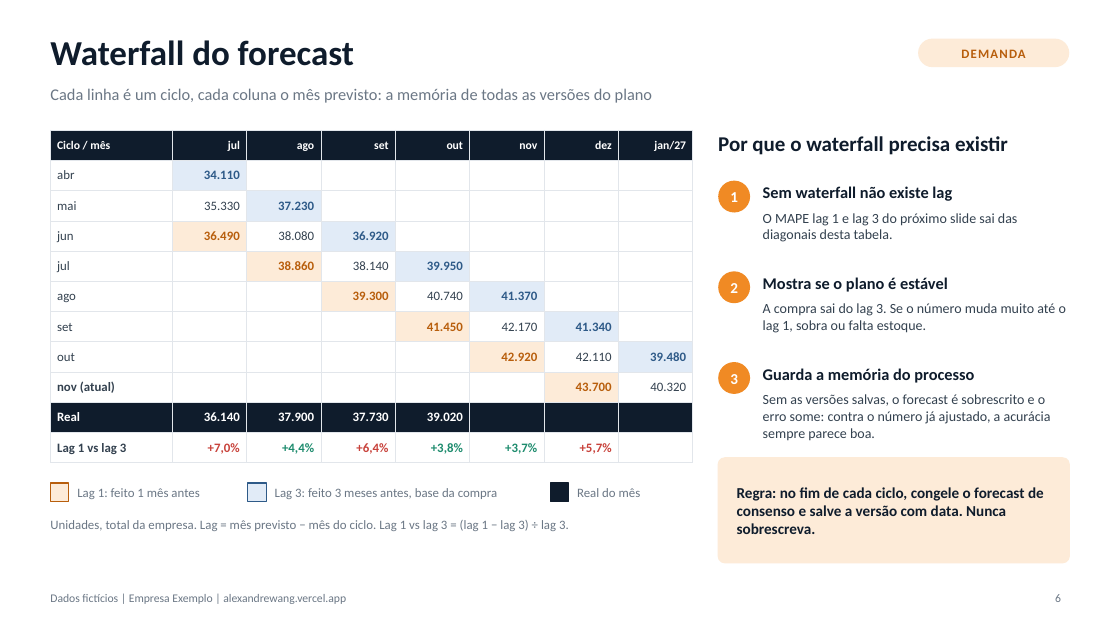
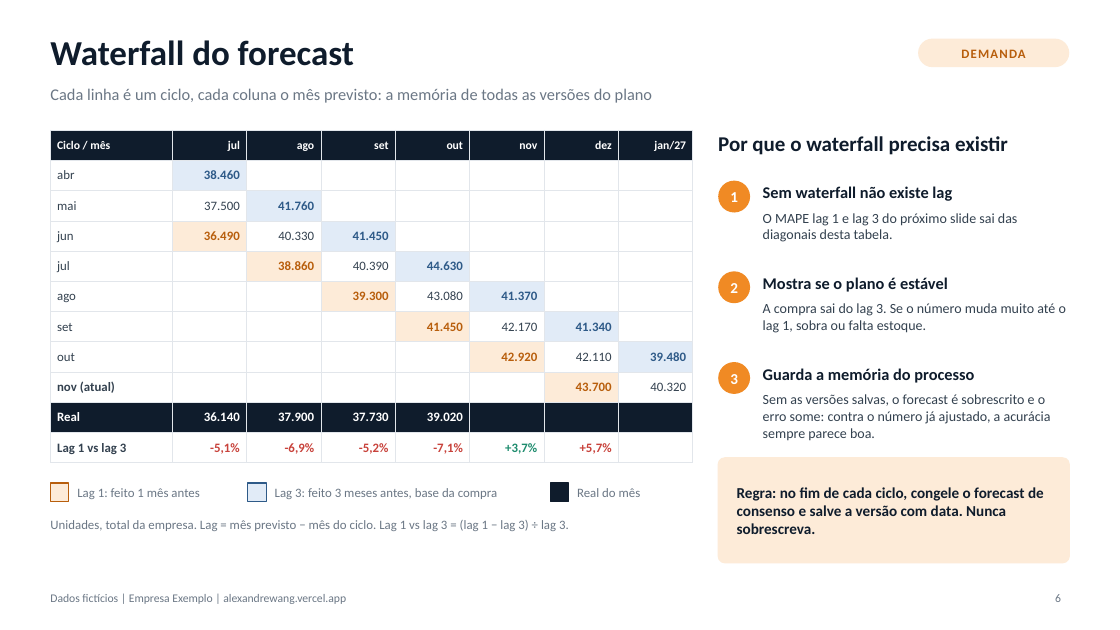
Before and after one commit to wwalexandre/alexandrewang, a slide deck: slide 6 of assets/docs/sop/modelo-sop-mensal.pptx. Drawn at 1120x630 pixels with LibreOffice and Linux fonts; fonts in the diff are those of the drawing. Boxes give left, top, right and bottom in pixels: in the first picture for what was removed or moved away, otherwise in the second. Text is boxed around its words. In the diff, an @@ line names an element or a change of style, - is before the commit and + after.

```diff
--- a/assets/docs/sop/modelo-sop-mensal.pptx
+++ b/assets/docs/sop/modelo-sop-mensal.pptx
@@ table at (50, 130, 696, 458) @@
-row 2, column 2: 34.110
+row 2, column 2: 38.460
-row 3, column 2: 35.330
+row 3, column 2: 37.500
-row 3, column 3: 37.230
+row 3, column 3: 41.760
-row 4, column 3: 38.080
+row 4, column 3: 40.330
-row 4, column 4: 36.920
+row 4, column 4: 41.450
-row 5, column 4: 38.140
+row 5, column 4: 40.390
-row 5, column 5: 39.950
+row 5, column 5: 44.630
-row 6, column 5: 40.740
+row 6, column 5: 43.080
-row 11: Lag 1 vs lag 3 | +7,0% | +4,4% | +6,4% | +3,8% | +3,7% | +5,7% | 
+row 11: Lag 1 vs lag 3 | -5,1% | -6,9% | -5,2% | -7,1% | +3,7% | +5,7% | 
```
Also in this commit, not shown: 6 other slides changed, 19 other files.
